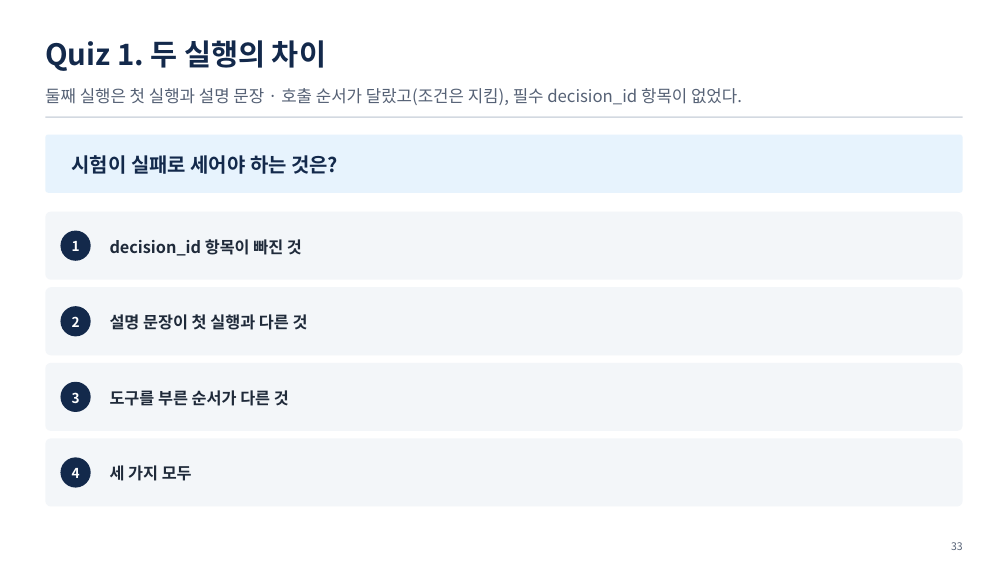
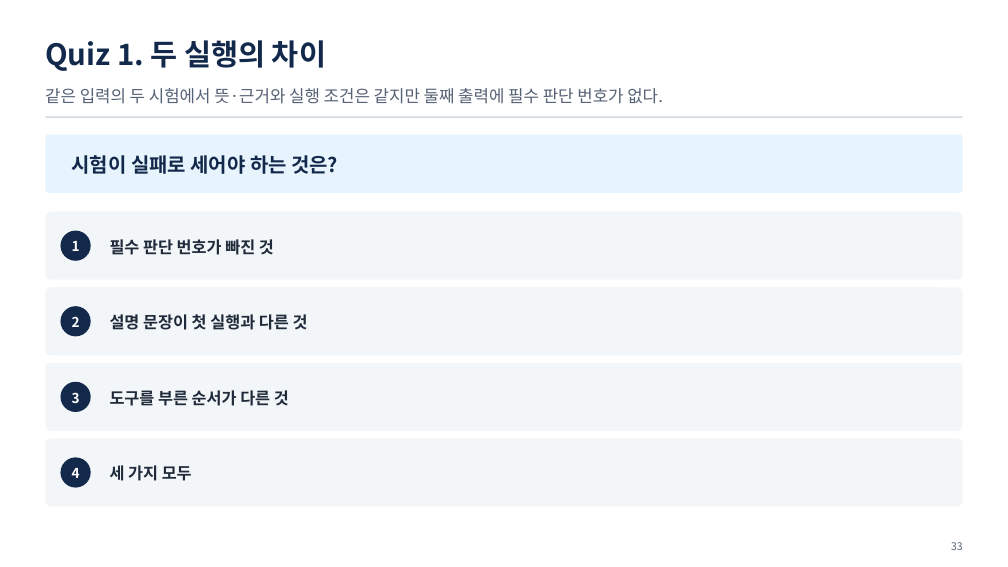
Before and after one commit to uengine-oss/hyd-iot-edu, a slide deck: slide 33 of workspace/강의제작/산출물/통합반/이론_오프라인/07회차/통합반_오프라인_07회차.pptx. Drawn at 1008x567 pixels with LibreOffice and Linux fonts; fonts in the diff are those of the drawing. Boxes give left, top, right and bottom in pixels: in the first picture for what was removed or moved away, otherwise in the second. Text is boxed around its words. In the diff, an @@ line names an element or a change of style, - is before the commit and + after.

```diff
--- a/workspace/강의제작/산출물/통합반/이론_오프라인/07회차/통합반_오프라인_07회차.pptx
+++ b/workspace/강의제작/산출물/통합반/이론_오프라인/07회차/통합반_오프라인_07회차.pptx
@@ text at (x1=45, y1=88, x2=663, y2=104): text changed @@
-둘째 실행은 첫 실행과 설명 문장 · 호출 순서가 달랐고(조건은 지킴), 필수 decision_id 항목이 없었다.
+같은 입력의 두 시험에서 뜻·근거와 실행 조건은 같지만 둘째 출력에 필수 판단 번호가 없다.
@@ text at (x1=110, y1=239, x2=274, y2=255): text changed @@
-decision_id 항목이 빠진 것
+필수 판단 번호가 빠진 것
```
Also in this commit, not shown: 3 other slides changed, 16 other files.
